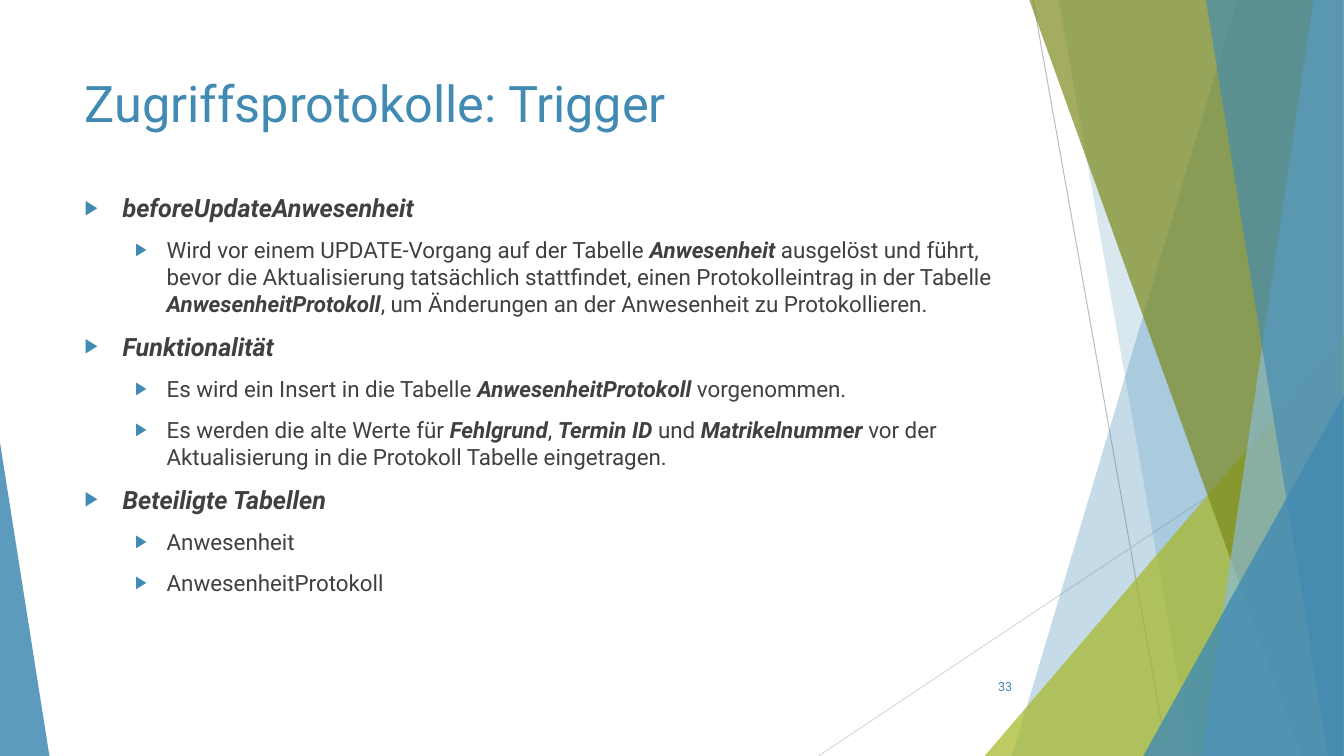
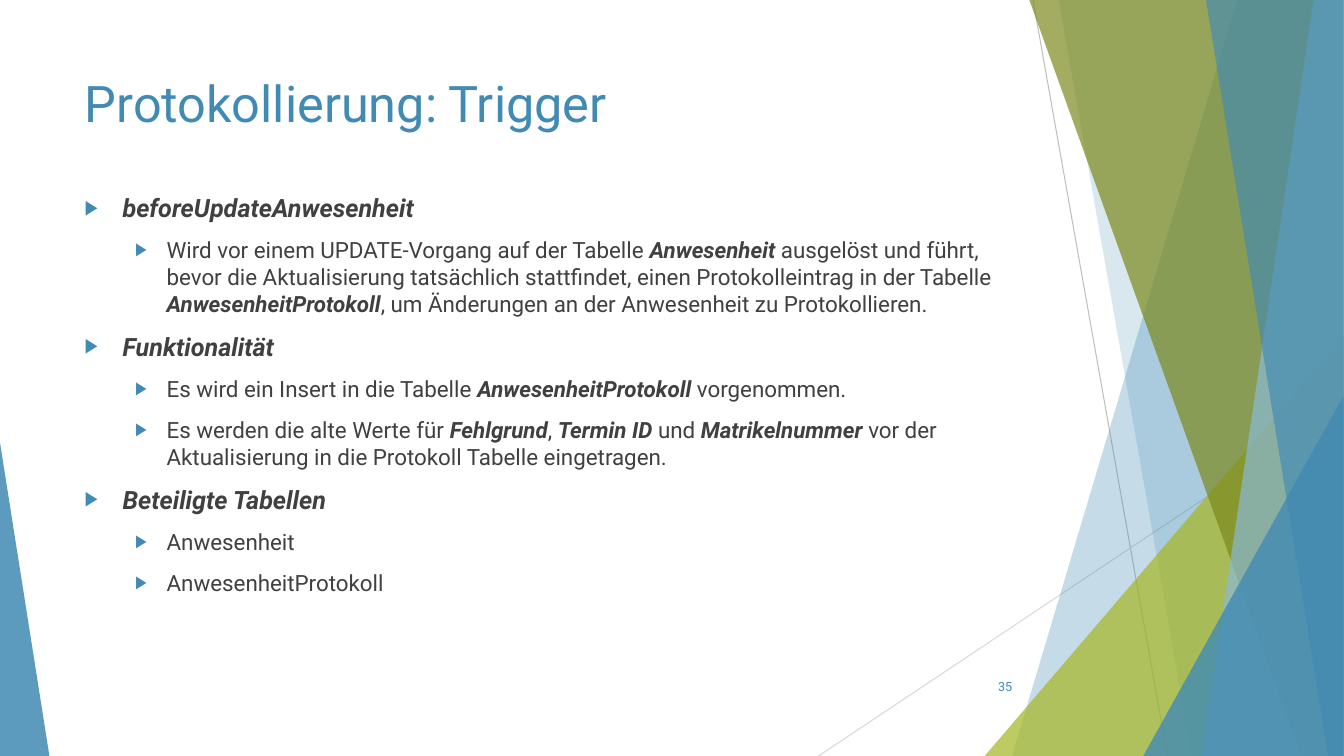
Before and after one commit to ThorbenKonopka/db_WS23_24, a slide deck: slide 35 of Präsentation/Präsentation.pptx (slide 33 before the commit). Drawn at 1344x756 pixels with LibreOffice and Linux fonts; fonts in the diff are those of the drawing. Boxes give left, top, right and bottom in pixels: in the first picture for what was removed or moved away, otherwise in the second. Text is boxed around its words. In the diff, an @@ line names an element or a change of style, - is before the commit and + after.

```diff
--- a/Präsentation/Präsentation.pptx
+++ b/Präsentation/Präsentation.pptx
@@ title at (85, 84, 607, 133): text changed @@
-Zugriffsprotokolle: Trigger
+Protokollierung: Trigger
@@ page number at (998, 682, 1012, 691): text changed @@
-33
+35
```
Also in this commit, not shown: 23 other slides changed, 5 slides added, 3 slides removed.
